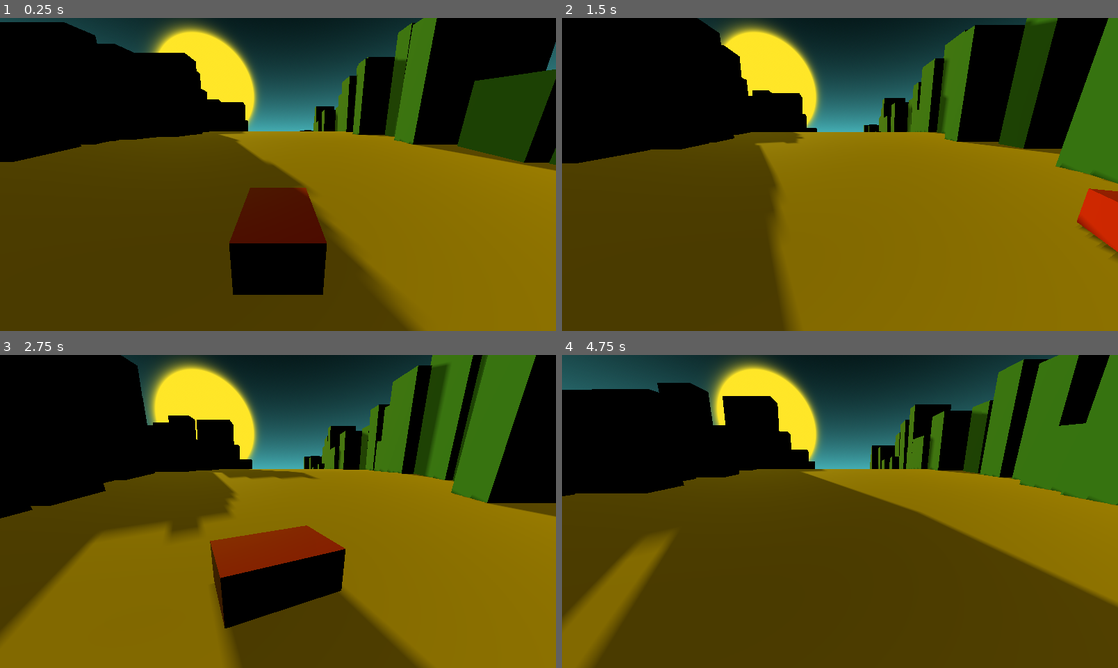
Above: before the commit, frames 1-4 (two rows, left to right).
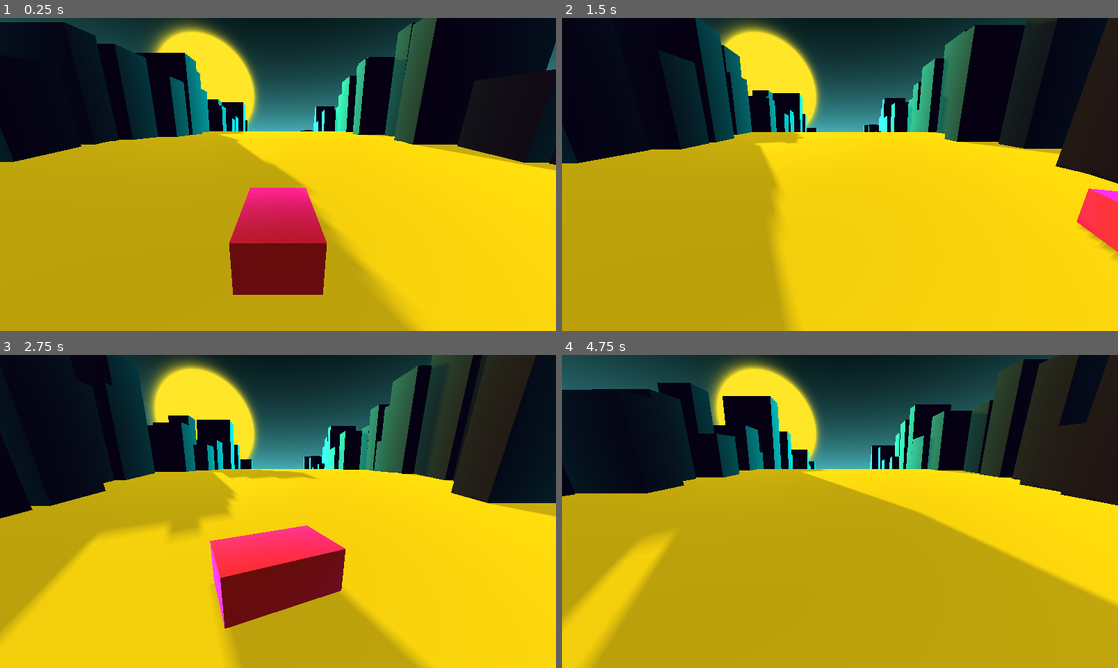
Above: after the commit, the same moments.

Repository: bjornarprytz/waves
Game: Godot game, scene res://main.tscn
Two runs of this game, one before a commit and one after it. Both use one fixed random seed, a clock stepped at 60 frames per second and the inputs below.
Inputs:
- Up to frame 1 (0.25 s): no input
- Up to frame 2 (1.5 s): hold Right (ui_right) 0.53-1.28 s; hold Left (ui_left) from 1.28 s (still down)
- Up to frame 3 (2.75 s): release Left (ui_left) at 2.03 s; hold Right (ui_right) from 2.03 s (still down)
- Up to frame 4 (4.75 s): release Right (ui_right) at 3.53 s; hold Left (ui_left) from 3.53 s (still down)

The runs differ from the first frame. In frame 1, 73% of the frame differs, in the area x 0-100%, y 0-100%; in frame 2, 72%; in frame 3, 77%; in frame 4, 76%.

Commit message:
sweet shaders

Diff:
--- /dev/null
+++ b/src/building.gdshader
@@ -0,0 +1,23 @@
+shader_type spatial;
+
+uniform vec4 edge_color : source_color = vec4(0.0, 1.0, 1.0, 1.0);
+uniform vec4 base_color : source_color = vec4(0.1, 0.0, 0.2, 1.0);
+uniform float edge_thickness : hint_range(0.0, 1.0) = 0.3;
+uniform float edge_glow : hint_range(0.0, 5.0) = 2.0;
+
+void fragment() {
+	// Get the normal in view space
+	vec3 normal = normalize(NORMAL);
+	vec3 view = normalize(VIEW);
+
+	// Fresnel effect - edges facing away from camera
+	float fresnel = 1.0 - abs(dot(normal, view));
+	fresnel = pow(fresnel, 1.0 / edge_thickness);
+
+	// Mix base color with edge color based on fresnel
+	vec3 final_color = mix(base_color.rgb, edge_color.rgb, fresnel);
+
+	// Add emission to edges for glow
+	ALBEDO = final_color;
+	EMISSION = edge_color.rgb * fresnel * edge_glow;
+}
--- a/src/building.tscn
+++ b/src/building.tscn
@@ -1,9 +1,15 @@
-[gd_scene load_steps=4 format=3 uid="uid://bse3vt7tgbpc2"]
+[gd_scene load_steps=5 format=3 uid="uid://bse3vt7tgbpc2"]
 
 [ext_resource type="Script" uid="uid://btyufctcif3vb" path="res://building.gd" id="1_5j34s"]
+[ext_resource type="Shader" path="res://building.gdshader" id="2_shader"]
 
-[sub_resource type="StandardMaterial3D" id="StandardMaterial3D_5j34s"]
-albedo_color = Color(0.28627452, 0.7254902, 0.7490196, 1)
+[sub_resource type="ShaderMaterial" id="ShaderMaterial_building"]
+render_priority = 0
+shader = ExtResource("2_shader")
+shader_parameter/edge_color = Color(0, 1, 1, 1)
+shader_parameter/base_color = Color(0.1, 0, 0.2, 1)
+shader_parameter/edge_thickness = 0.3
+shader_parameter/edge_glow = 2.0
 
 [sub_resource type="BoxMesh" id="BoxMesh_5j34s"]
 
@@ -12,5 +18,5 @@
 
 [node name="Mesh" type="MeshInstance3D" parent="."]
 unique_name_in_owner = true
-material_override = SubResource("StandardMaterial3D_5j34s")
+material_override = SubResource("ShaderMaterial_building")
 mesh = SubResource("BoxMesh_5j34s")
--- a/src/car.tscn
+++ b/src/car.tscn
@@ -1,15 +1,21 @@
-[gd_scene load_steps=4 format=3 uid="uid://dnlnc82km7nue"]
+[gd_scene load_steps=5 format=3 uid="uid://dnlnc82km7nue"]
 
 [ext_resource type="Script" uid="uid://ghdg8kw3r0wl" path="res://car.gd" id="1_7822p"]
+[ext_resource type="Shader" path="res://building.gdshader" id="2_shader"]
+
+[sub_resource type="ShaderMaterial" id="ShaderMaterial_car"]
+render_priority = 0
+shader = ExtResource("2_shader")
+shader_parameter/edge_color = Color(1, 0.062745, 0.941176, 1)
+shader_parameter/base_color = Color(0.905882, 0.14902, 0.133333, 1)
+shader_parameter/edge_thickness = 0.3
+shader_parameter/edge_glow = 2.5
 
 [sub_resource type="BoxMesh" id="BoxMesh_h2yge"]
 size = Vector3(0.605, 0.4, 1)
 
-[sub_resource type="StandardMaterial3D" id="StandardMaterial3D_7822p"]
-albedo_color = Color(0.90588236, 0.14901961, 0.13333334, 1)
-
 [node name="Car" type="MeshInstance3D"]
 transform = Transform3D(1, 0, 0, 0, 0.99999994, 0, 0, 0, 0.99999994, 0, 0, 0)
 mesh = SubResource("BoxMesh_h2yge")
-surface_material_override/0 = SubResource("StandardMaterial3D_7822p")
+surface_material_override/0 = SubResource("ShaderMaterial_car")
 script = ExtResource("1_7822p")
--- a/src/main.tscn
+++ b/src/main.tscn
@@ -17,6 +17,7 @@
 sky = SubResource("Sky_synth")
 sky_custom_fov = 100.0
 ambient_light_source = 2
+ambient_light_color = Color(0.44291076, 0.44291076, 0.44291073, 1)
 
 [node name="Main" type="Node3D"]
 script = ExtResource("1_h2yge")
Not shown, added: src/building.gdshader.uid
